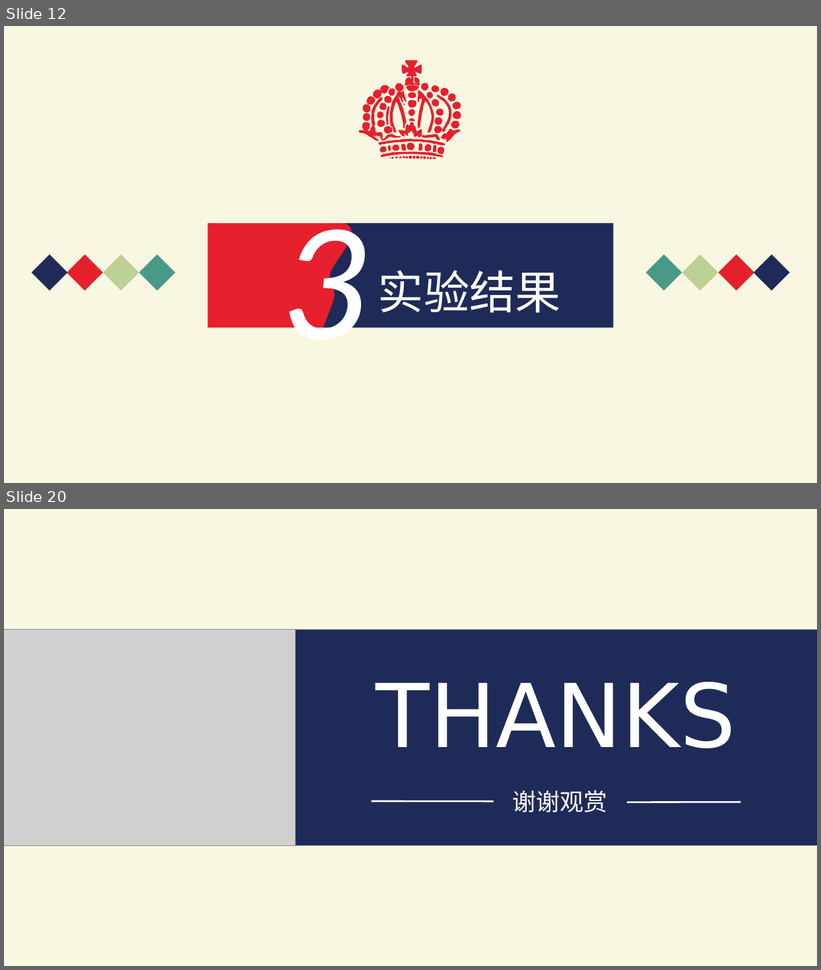
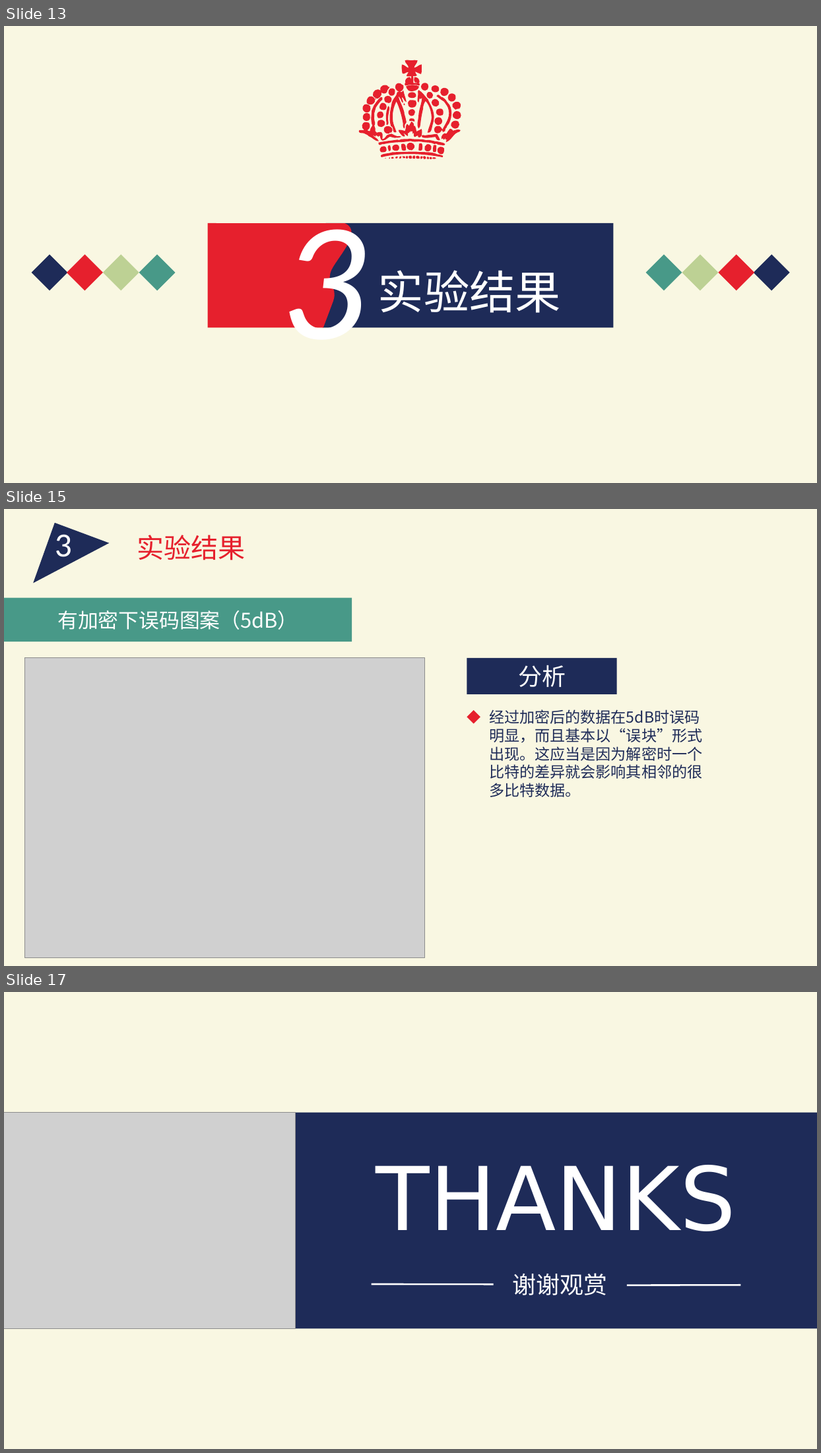
Before and after one commit to IntroductionOfCoding2015/encryption, a slide deck: PPT.pptx. Shown one above the other, each under a label of ours: slides 12 and 20 before the commit, slides 13, 15 and 17 after it; the slides between them are not shown. The pictures are 821x970 and 821x1453 pixels, drawn with LibreOffice and Linux fonts; fonts in the diff are those of the drawing; grey boxes stand for pictures. Boxes give left, top, right and bottom in pixels: in the first picture for what was removed or moved away, otherwise in the second. Text is boxed around its words. In the diff, an @@ line names an element or a change of style, - is before the commit and + after.

```diff
--- a/PPT.pptx
+++ b/PPT.pptx
@@ slide 15 added at (x1=4, y1=509, x2=817, y2=966), background #F9F7E2 @@
@@ freeform shape added at (x1=25, y1=516, x2=109, y2=606), fill #1E2B58 @@
@@ text added at (x1=55, y1=528, x2=72, y2=564), 40 pt, text #FFFFFF @@
+3
@@ text added at (x1=137, y1=535, x2=246, y2=560), 32 pt, text #E6202D @@
+实验结果
@@ rectangle added at (x1=4, y1=598, x2=352, y2=642), fill #489988, 24 pt, text #FFFFFF @@
+有加密下误码图案（5dB）
@@ picture added at (x1=24, y1=658, x2=425, y2=958) @@
@@ rectangle added at (x1=467, y1=658, x2=617, y2=694), fill #1E2B58, 28 pt, text #FFFFFF @@
+分析
@@ diamond added at (x1=467, y1=710, x2=481, y2=723), fill #E6202D @@
@@ text added at (x1=489, y1=710, x2=702, y2=797), 18 pt, text #1E2B58 @@
+经过加密后的数据在5dB时误码明显，而且基本以“误块”形式出现。这应当是因为解密时一个比特的差异就会影响其相邻的很多比特数据。
@@ what was slide 12 is now slide 13 @@
@@ what was slide 20 is now slide 17 @@
```
Also in this commit, not shown: 9 slides changed, 1 other slide added, 5 slides removed, 1 other file.
